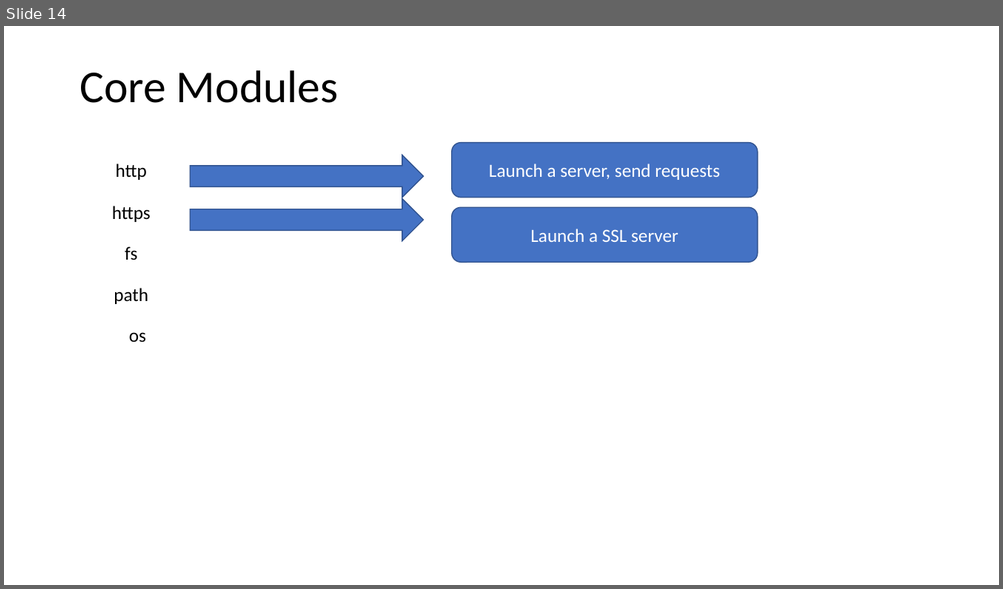
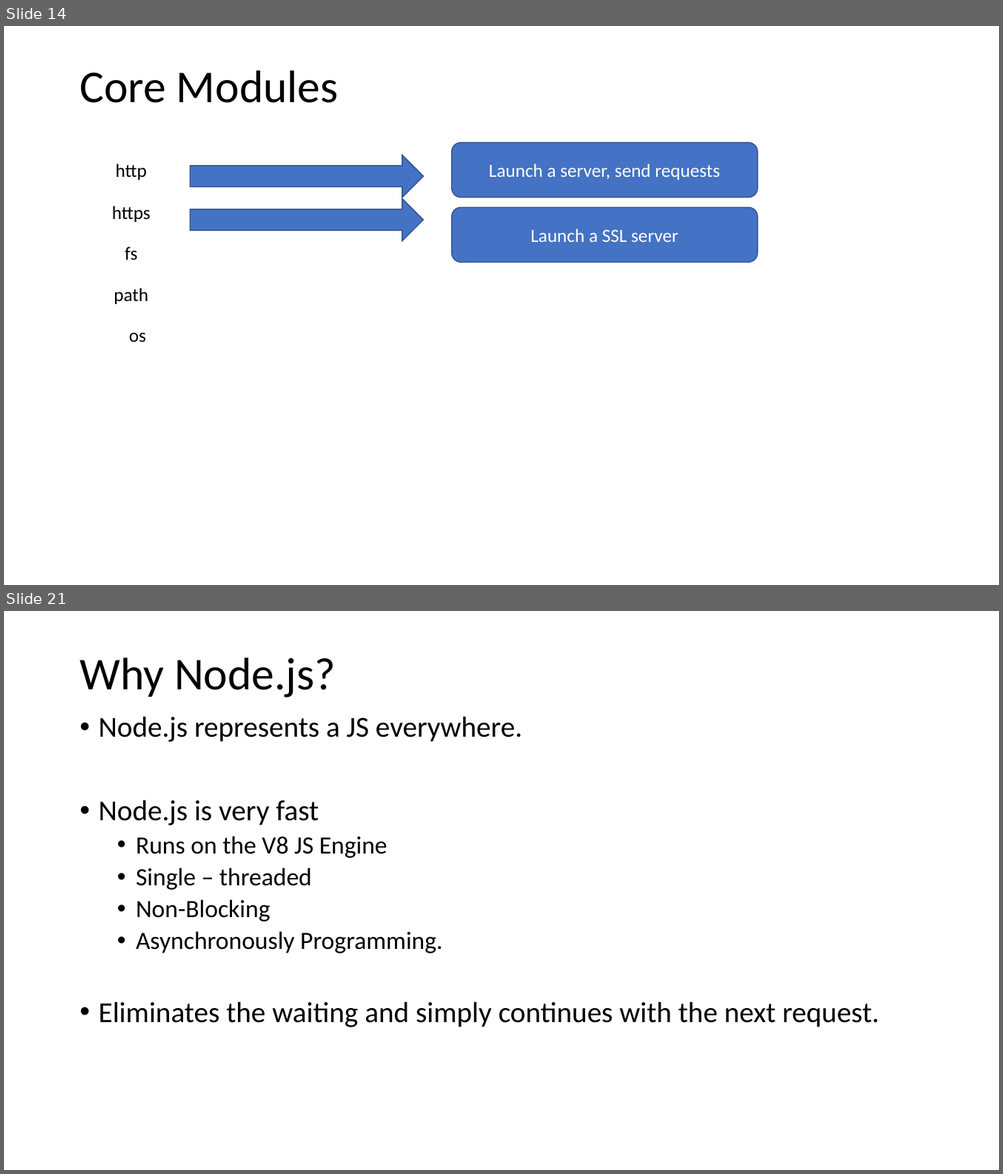
Before and after one commit to PiyushChaturvedii/batch03, a slide deck: What is Node.pptx. Shown one above the other, each under a label of ours: slide 14 before the commit, slides 14 and 21 after it; the slides between them are not shown. The pictures are 1003x589 and 1003x1174 pixels, drawn with LibreOffice and Linux fonts; fonts in the diff are those of the drawing. Boxes give left, top, right and bottom in pixels: in the first picture for what was removed or moved away, otherwise in the second. Text is boxed around its words. In the diff, an @@ line names an element or a change of style, - is before the commit and + after.

```diff
--- a/What is Node.pptx
+++ b/What is Node.pptx
@@ slide 21 added at [4, 611, 999, 1170], background #FFFFFF @@
@@ title added at [79, 658, 336, 698], 44 pt, text #000000 @@
+Why Node.js?
@@ text added at [99, 716, 879, 1028], 28 pt, text #000000 @@
+• Node.js represents a JS everywhere.
+• Node.js is very fast
+  • Runs on the V8 JS Engine
+  • Single – threaded
+  • Non-Blocking
+  • Asynchronously Programming.
+• Eliminates the waiting and simply continues with the next request.
```
Also in this commit, not shown: 8 other slides added, 10 other files.
